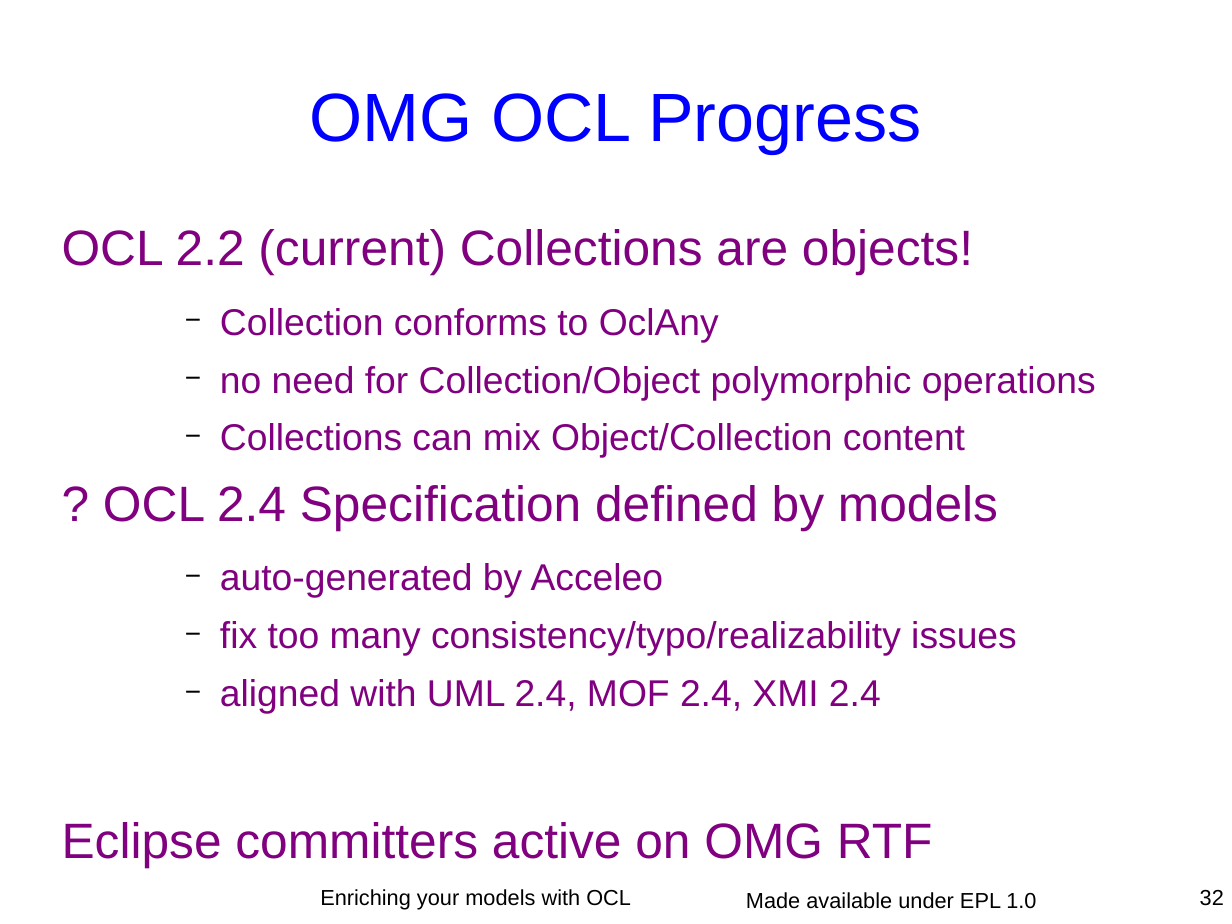
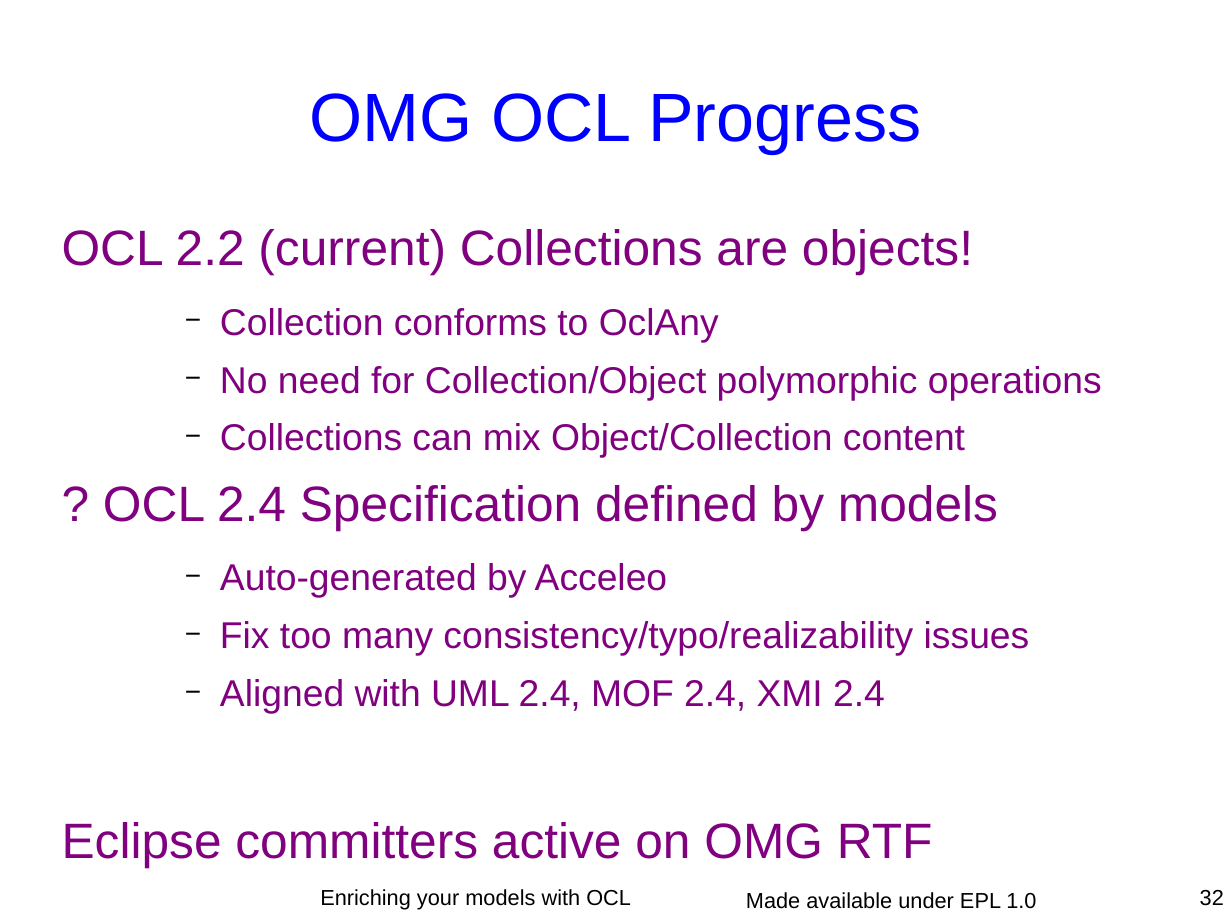
Before and after one commit to eclipse-ocl/ocl-website, a slide deck: slide 32 of ocl/docs/publications/ESE2010LongTalk/EnrichingWithOCL.odp. Drawn at 1232x924 pixels with LibreOffice and Linux fonts; fonts in the diff are those of the drawing. Boxes give left, top, right and bottom in pixels: in the first picture for what was removed or moved away, otherwise in the second. Text is boxed around its words. In the diff, an @@ line names an element or a change of style, - is before the commit and + after.

```diff
--- a/ocl/docs/publications/ESE2010LongTalk/EnrichingWithOCL.odp
+++ b/ocl/docs/publications/ESE2010LongTalk/EnrichingWithOCL.odp
@@ text at [220, 366, 1102, 400]: text changed @@
-    − no need for Collection/Object polymorphic operations
+    − No need for Collection/Object polymorphic operations
@@ text at [220, 563, 1030, 714]: text changed @@
-    − auto-generated by Acceleo
-    − fix too many consistency/typo/realizability issues
-    − aligned with UML 2.4, MOF 2.4, XMI 2.4
+    − Auto-generated by Acceleo
+    − Fix too many consistency/typo/realizability issues
+    − Aligned with UML 2.4, MOF 2.4, XMI 2.4
```
Also in this commit, not shown: 20 other slides changed.
